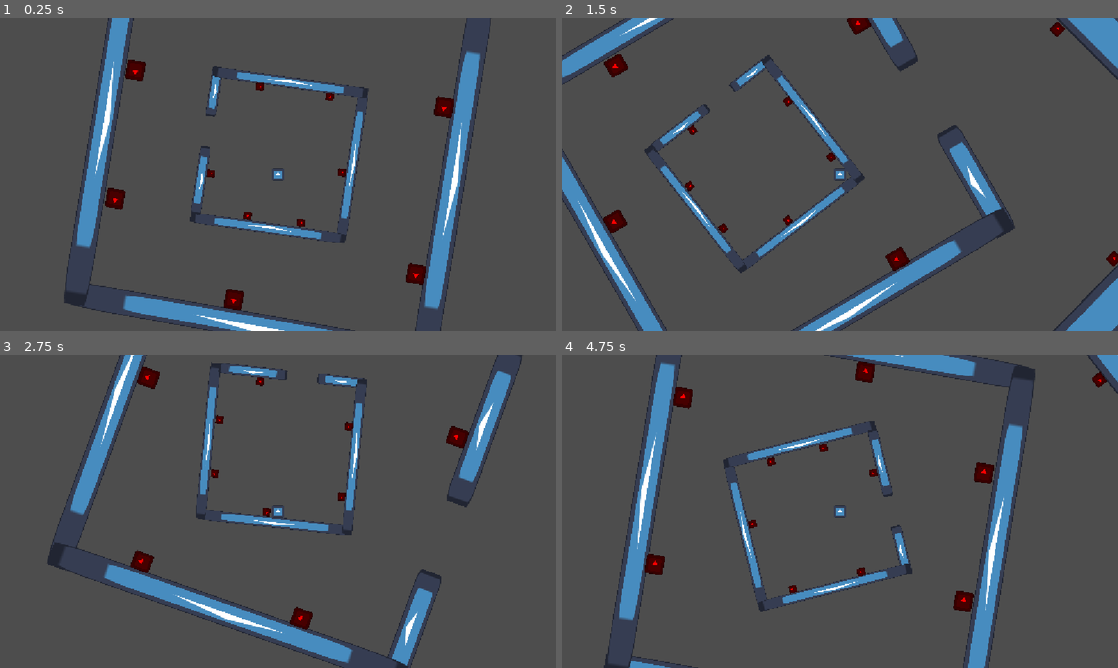
Above: before the commit, frames 1-4 (two rows, left to right).
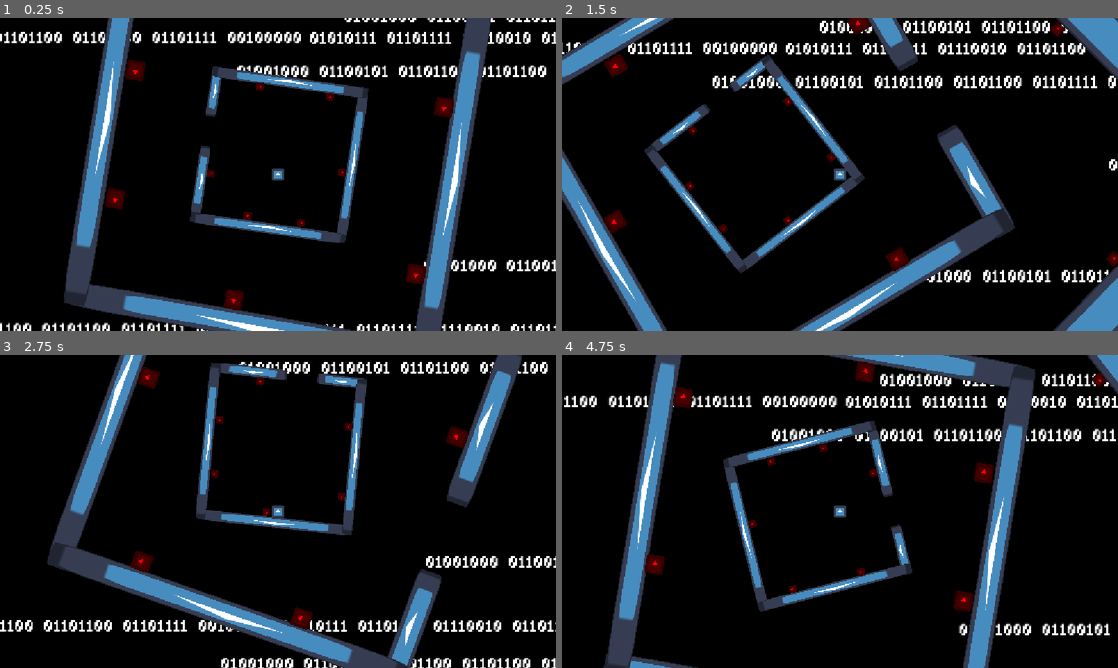
Above: after the commit, the same moments.

Repository: Noob-97/very-serious-game-jam
Game: Godot game, scene res://test3.tscn
The game is run twice, just before and just after one commit, with the same random seed, the same clock (stepped at 60 frames per second) and the same inputs. The engine's default icon, where the game draws it, is replaced by a stand-in: a white triangle on a blue panel in a dark square.
Inputs:
- Up to frame 1 (0.25 s): no input
- Up to frame 2 (1.5 s): hold D (RightKey) from 0.53 s (still down); tap Space (JumpKey) at 0.77 s
- Up to frame 3 (2.75 s): tap Space (JumpKey) at 1.52 s; release D (RightKey) at 2.03 s; hold A (LeftKey) from 2.03 s (still down)
- Up to frame 4 (4.75 s): release A (LeftKey) at 2.78 s; hold D (RightKey) 2.78-4.28 s; tap Space (JumpKey) at 3.02, 3.77, 4.52 s; hold A (LeftKey) from 4.28 s (still down)

The runs differ from the first frame. In frame 1, 83% of the frame differs, in the area x 0-100%, y 0-100%; in frame 2, 83%; in frame 3, 84%; in frame 4, 84%.

Commit message:
BACKGROUND BABY LETS GOOOO

Diff:
--- /dev/null
+++ b/Background.tscn
@@ -0,0 +1,27 @@
+[gd_scene format=3 uid="uid://cato3i0g8w10g"]
+
+[ext_resource type="Shader" uid="uid://hoyucdviin7y" path="res://glitchbgshader.gdshader" id="1_dpw2a"]
+[ext_resource type="Texture2D" uid="uid://dnkogmb0q63jb" path="res://error bg.png" id="2_jqsg2"]
+
+[sub_resource type="ShaderMaterial" id="ShaderMaterial_8xc84"]
+shader = ExtResource("1_dpw2a")
+shader_parameter/glitch_speed = 5.0
+shader_parameter/glitch_intensity = 0.02
+
+[node name="CanvasLayer" type="CanvasLayer" unique_id=882358980]
+layer = -10
+follow_viewport_enabled = true
+
+[node name="TextureRect" type="TextureRect" parent="." unique_id=699180261]
+texture_repeat = 2
+material = SubResource("ShaderMaterial_8xc84")
+anchors_preset = -1
+anchor_right = 6.077257
+anchor_bottom = 7.435185
+offset_left = -3274.0
+offset_top = -1272.0
+offset_right = 566.0
+offset_bottom = 888.0
+texture = ExtResource("2_jqsg2")
+stretch_mode = 1
+metadata/_edit_use_anchors_ = true
--- /dev/null
+++ b/glitchbgshader.gdshader
@@ -0,0 +1,23 @@
+shader_type canvas_item;
+
+uniform float glitch_speed : hint_range(1.0, 10.0) = 5.0;
+uniform float glitch_intensity : hint_range(0.0, 1.0) = 0.02;
+
+float rand(vec2 co) {
+	return fract(sin(dot(co, vec2(12.9898, 78.233))) * 43758.5453);
+}
+
+void fragment() {
+	vec2 uv = UV;
+
+	float time_step = floor(TIME * glitch_speed);
+	float glitch_line = step(0.95, rand(vec2(time_step, floor(uv.y * 20.0))));
+
+	uv.x += glitch_line * (rand(vec2(time_step, uv.y)) - 0.5) * glitch_intensity;
+	COLOR = texture(TEXTURE, uv);
+}
+
+//void light() {
+//	// Called for every pixel for every light affecting the CanvasItem.
+//	// Uncomment to replace the default light processing function with this one.
+//}
--- a/test3.tscn
+++ b/test3.tscn
@@ -2,29 +2,32 @@
 
 [ext_resource type="PackedScene" uid="uid://cofgqrrnshw5y" path="res://player.tscn" id="2_3du0l"]
 [ext_resource type="PackedScene" uid="uid://dhwn0tdsp18wy" path="res://Wheel3.tscn" id="3_svvfb"]
+[ext_resource type="PackedScene" uid="uid://cato3i0g8w10g" path="res://Background.tscn" id="4_8hojv"]
 [ext_resource type="PackedScene" uid="uid://c3j4lpq1cm8qt" path="res://node_2d.tscn" id="5_bqkbb"]
 
 [node name="Test3" type="Node2D" unique_id=521406567]
 
 [node name="wheelofdeath" parent="." unique_id=1636137289 instance=ExtResource("5_bqkbb")]
-position = Vector2(428, 280)
+position = Vector2(1882.0001, 818)
 rotation = 1.5707964
 rotation_speed = 35.0
 spin_direction = -1
 
 [node name="wheelofdeath2" parent="." unique_id=200143838 instance=ExtResource("5_bqkbb")]
-position = Vector2(430, 280)
+position = Vector2(1884.0001, 818)
 rotation = 3.1415927
 scale = Vector2(2.4, 2.4)
 rotation_speed = 40.0
 
 [node name="wheelofdeath3" parent="." unique_id=611877941 instance=ExtResource("3_svvfb")]
-position = Vector2(427.00037, 279)
+position = Vector2(1881.0005, 817)
 rotation = 6.2831855
 scale = Vector2(4.7, 4.7)
 rotation_speed = 30.0
 spin_direction = -1
 
 [node name="Node2D" parent="." unique_id=1415329539 instance=ExtResource("2_3du0l")]
-position = Vector2(422, 294)
+position = Vector2(1876, 831.99994)
 scale = Vector2(0.2, 0.2)
+
+[node name="CanvasLayer" parent="." unique_id=882358980 instance=ExtResource("4_8hojv")]
Binary file added: error bg.png
Not shown, added: error bg.png.import
Not shown, added: glitchbgshader.gdshader.uid
